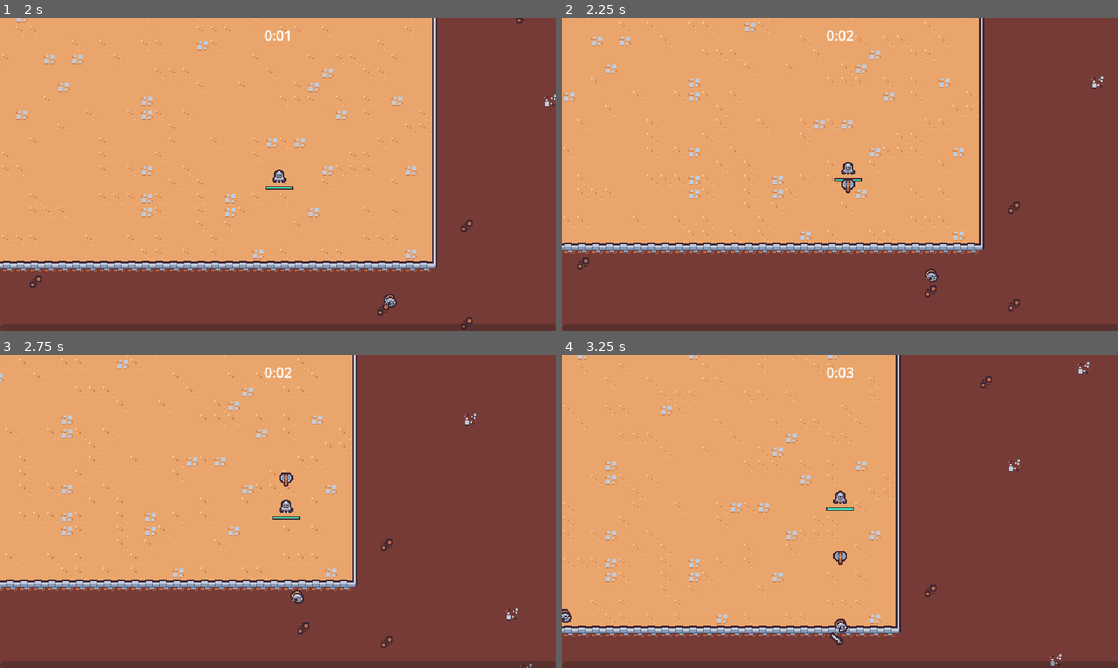
Above: before the commit, frames 1-4 (two rows, left to right).
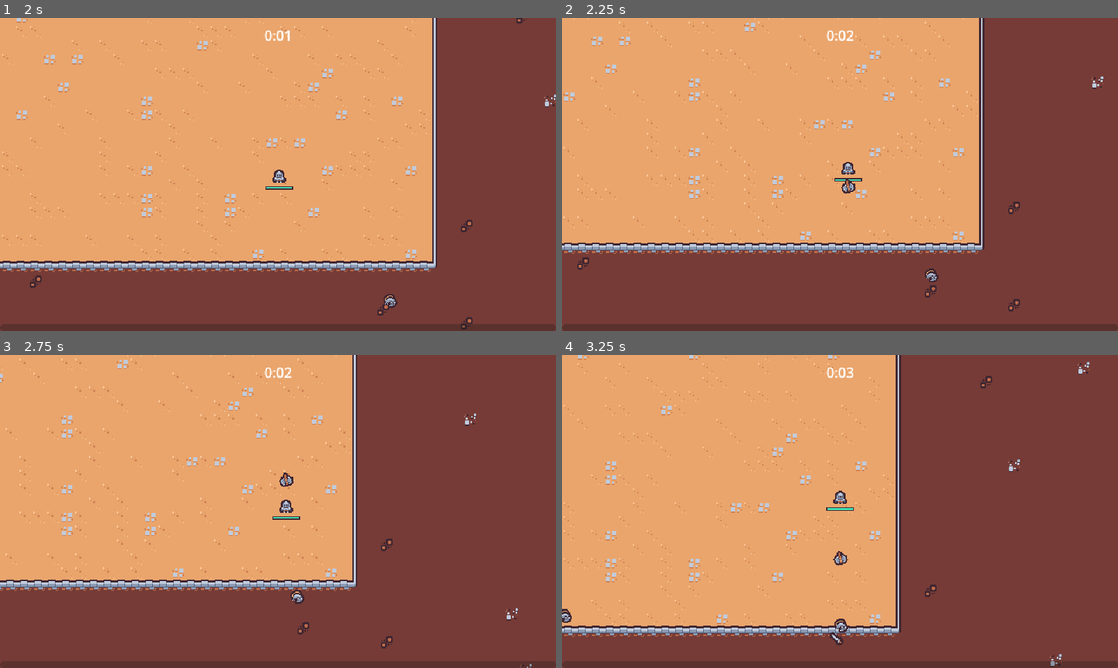
Above: after the commit, the same moments.

Repository: emyasnikov/2d-survivor-course
Game: Godot game, scene res://scenes/main/main.tscn
Same seed, same stepped clock (60 frames per second), same inputs: the game is played once before the commit and once after it.
Inputs (mouse positions are in pixels of both pictures, inside the frame that each line leads up to):
- Up to frame 1 (2 s): move the mouse to (400, 158) at 0.52 s; press the mouse at (400, 158) at 0.53 s; hold D (move_right) 0.53-1.28 s; move the mouse to (166, 190) at 1.27 s; release the mouse at (166, 190) at 1.28 s; hold S (move_down) from 1.28 s (still down); click (166, 190) at 1.35 s
- Up to frame 2 (2.25 s): move the mouse to (895, 105) at 2.02 s; release S (move_down) at 2.03 s; press the mouse at (895, 105) at 2.03 s; hold D (move_right) from 2.03 s (still down)
- Up to frame 3 (2.75 s): keep holding D (move_right)
- Up to frame 4 (3.25 s): move the mouse to (812, 574) at 2.77 s; release D (move_right) at 2.78 s; release the mouse at (812, 574) at 2.78 s; hold W (move_up) from 2.78 s (still down); click (812, 574) at 2.85 s

Frame 1 is identical in both runs. In frame 2, less than 0.1% of the frame differs, in the area x 50-53%, y 51-57%; in frame 3, less than 0.1%; in frame 4, less than 0.1%, in the area x 48-52%, y 62-68%.

Commit message:
Added axe rotating animation.

Diff:
--- a/scenes/abilities/axe_ability/axe_ability.tscn
+++ b/scenes/abilities/axe_ability/axe_ability.tscn
@@ -1,13 +1,57 @@
-[gd_scene load_steps=5 format=3 uid="uid://choarbllv2lbg"]
+[gd_scene load_steps=8 format=3 uid="uid://choarbllv2lbg"]
 
 [ext_resource type="Texture2D" uid="uid://bh3w4gpfob8nl" path="res://scenes/abilities/axe_ability/axe.png" id="1_5bbsn"]
 [ext_resource type="Script" path="res://scenes/abilities/axe_ability/axe_ability.gd" id="1_u621n"]
 [ext_resource type="Script" path="res://scenes/components/hitbox_component/hitbox_component.gd" id="3_jb4ce"]
 
+[sub_resource type="Animation" id="Animation_pta2k"]
+resource_name = "default"
+length = 0.5
+loop_mode = 1
+tracks/0/type = "value"
+tracks/0/imported = false
+tracks/0/enabled = true
+tracks/0/path = NodePath("Sprite2D:rotation")
+tracks/0/interp = 1
+tracks/0/loop_wrap = true
+tracks/0/keys = {
+"times": PackedFloat32Array(0, 0.5),
+"transitions": PackedFloat32Array(1, 1),
+"update": 0,
+"values": [0.0, 6.28319]
+}
+
+[sub_resource type="Animation" id="Animation_bk10a"]
+length = 0.001
+tracks/0/type = "value"
+tracks/0/imported = false
+tracks/0/enabled = true
+tracks/0/path = NodePath("Sprite2D:rotation")
+tracks/0/interp = 1
+tracks/0/loop_wrap = true
+tracks/0/keys = {
+"times": PackedFloat32Array(0),
+"transitions": PackedFloat32Array(1),
+"update": 0,
+"values": [0.0]
+}
+
+[sub_resource type="AnimationLibrary" id="AnimationLibrary_wit4k"]
+_data = {
+"RESET": SubResource("Animation_bk10a"),
+"default": SubResource("Animation_pta2k")
+}
+
 [sub_resource type="CircleShape2D" id="CircleShape2D_8eppy"]
 
 [node name="AxeAbility" type="Node2D"]
 script = ExtResource("1_u621n")
+
+[node name="AnimationPlayer" type="AnimationPlayer" parent="."]
+autoplay = "default"
+libraries = {
+"": SubResource("AnimationLibrary_wit4k")
+}
 
 [node name="Sprite2D" type="Sprite2D" parent="."]
 texture = ExtResource("1_5bbsn")
